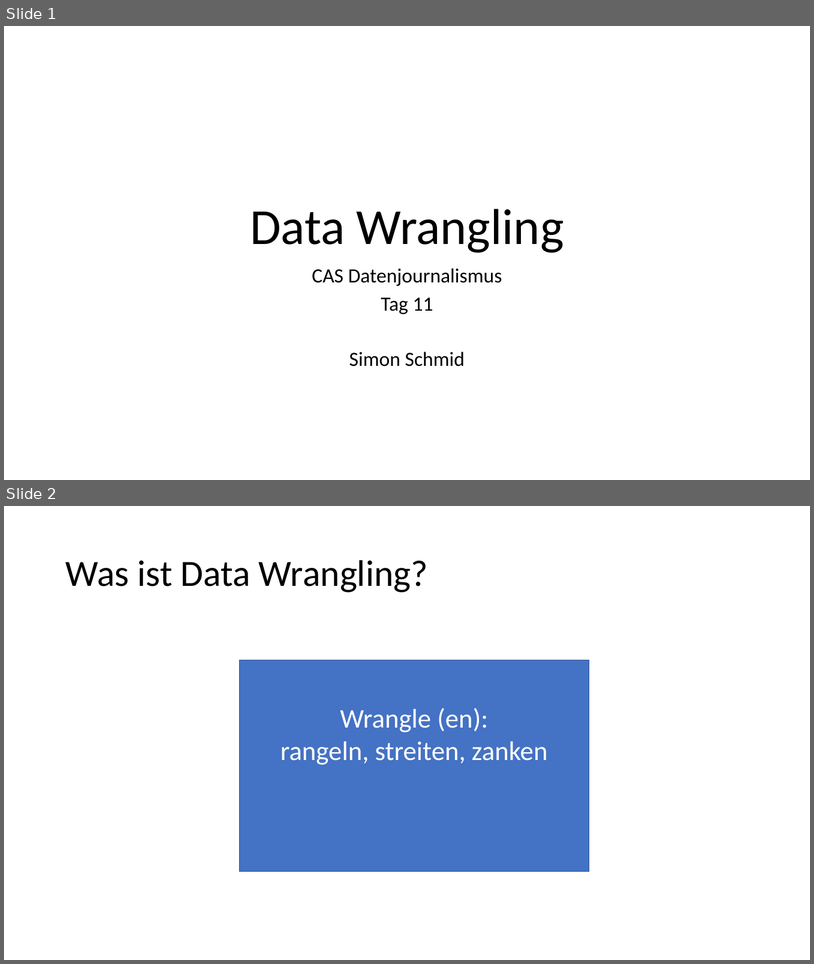
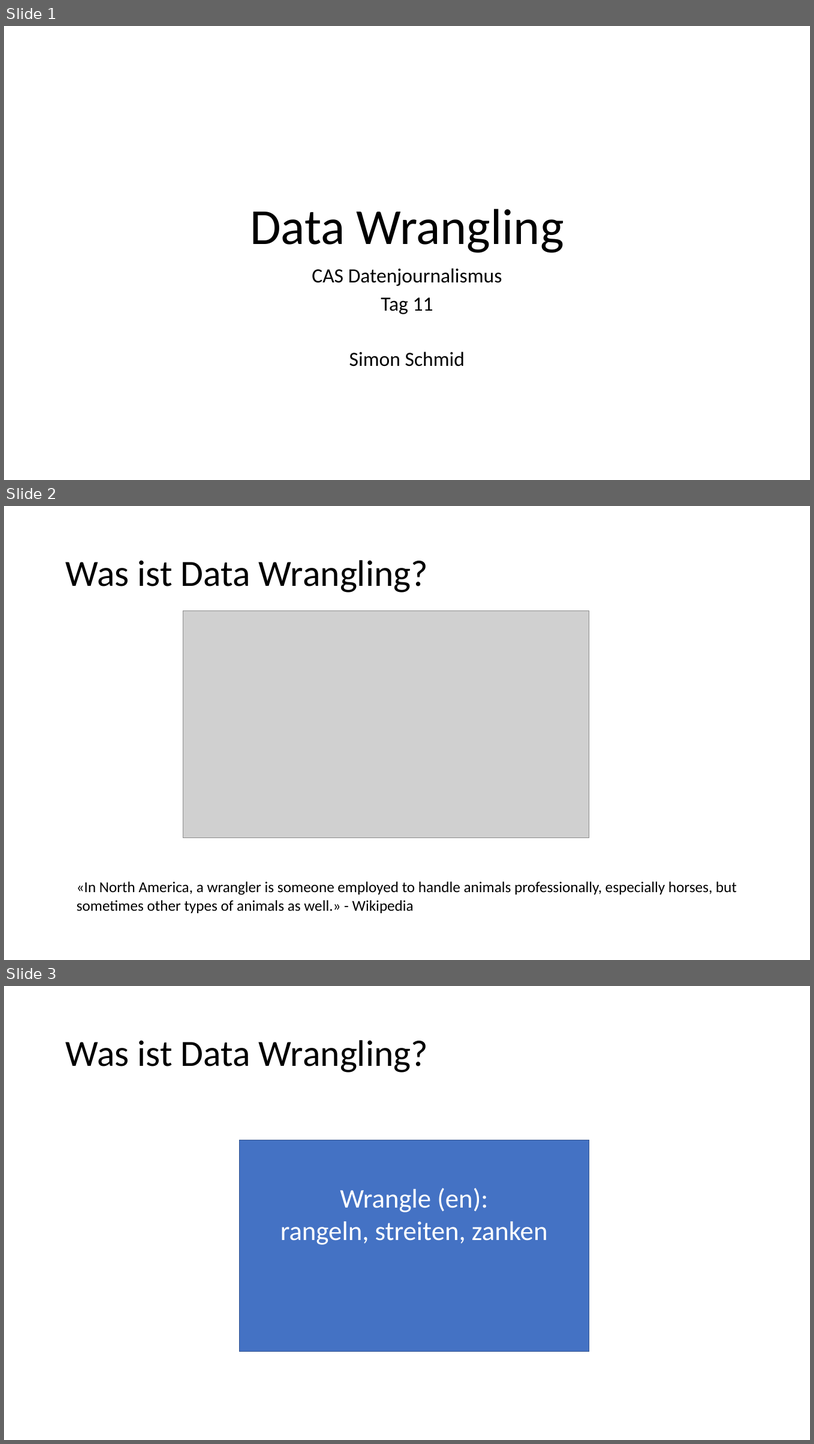
Before and after one commit to MAZ-CAS-DDJ/kurs_21_22, a slide deck: 11 Pandas Teil 3/Data Wrangling.pptx. Shown one above the other, each under a label of ours: slides 1 and 2 before the commit, slides 1, 2 and 3 after it. The pictures are 814x964 and 814x1444 pixels, drawn with LibreOffice and Linux fonts; fonts in the diff are those of the drawing; grey boxes stand for pictures. Boxes give left, top, right and bottom in pixels: in the first picture for what was removed or moved away, otherwise in the second. Text is boxed around its words. In the diff, an @@ line names an element or a change of style, - is before the commit and + after.

Commit message:
wrangling

```diff
--- a/11 Pandas Teil 3/Data Wrangling.pptx
+++ b/11 Pandas Teil 3/Data Wrangling.pptx
@@ slide 2 added at bbox=[4, 506, 810, 960], background #FFFFFF @@
@@ title added at bbox=[65, 560, 428, 592], 44 pt, text #000000 @@
+Was ist Data Wrangling?
@@ picture added at bbox=[183, 610, 590, 838] @@
@@ text added at bbox=[77, 881, 737, 913], 18 pt, text #000000 @@
+«In North America, a wrangler is someone employed to handle animals professionally, especially horses, but sometimes other types of animals as well.» - Wikipedia
@@ what was slide 2 is now slide 3 @@
```
